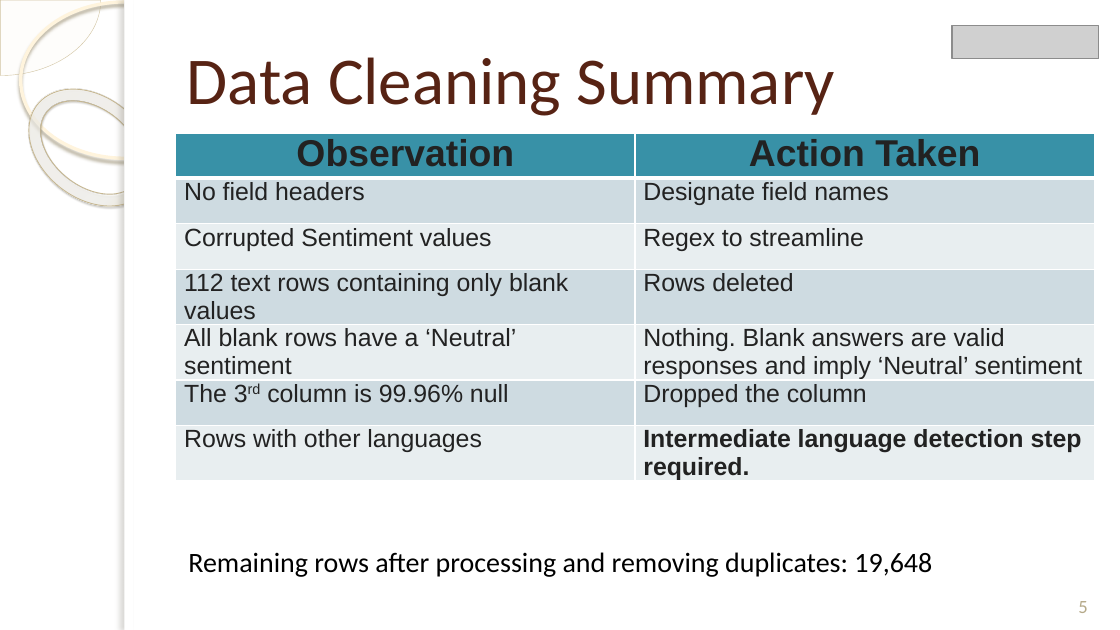
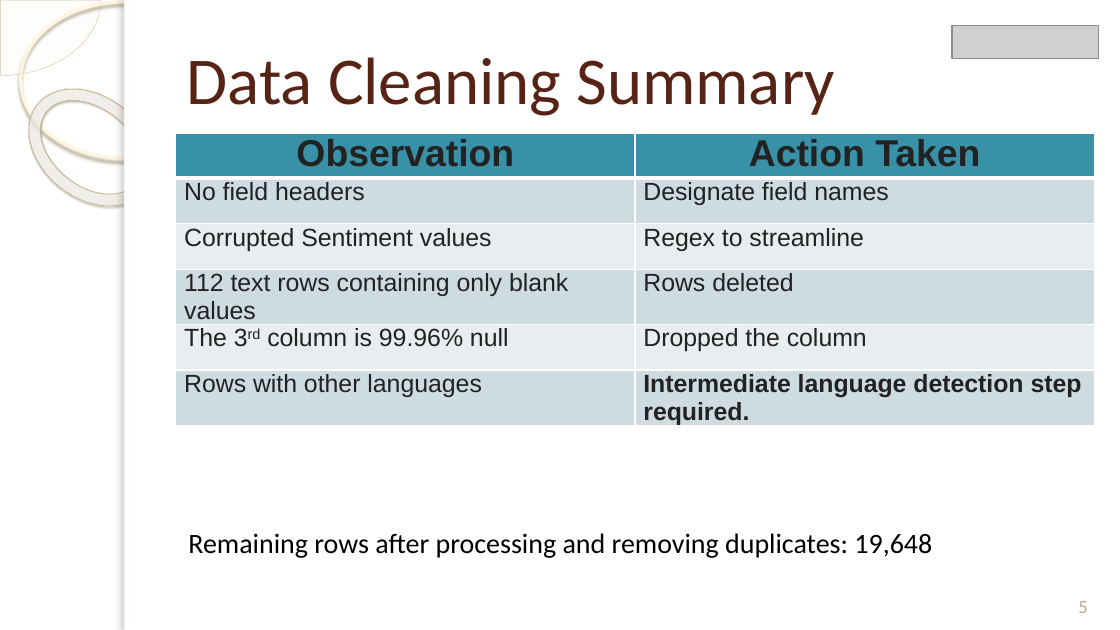
Before and after one commit to JosephGirsch/Urdu_sentiment_repo, a slide deck: slide 5 of Roman Urdu Sentiment Identification.pptx. Drawn at 1120x630 pixels with LibreOffice and Linux fonts; fonts in the diff are those of the drawing; grey boxes stand for pictures; background and template pictures are left out. Boxes give left, top, right and bottom in pixels: in the first picture for what was removed or moved away, otherwise in the second. Text is boxed around its words. In the diff, an @@ line names an element or a change of style, - is before the commit and + after.

```diff
--- a/Roman Urdu Sentiment Identification.pptx
+++ b/Roman Urdu Sentiment Identification.pptx
@@ table at box(176, 133, 1094, 435) @@
-row 5: All blank rows have a ‘Neutral’ sentiment | Nothing. Blank answers are valid responses and imply ‘Neutral’ sentiment
@@ text "Remaining rows after processing and ...": place and size @@
-text "Remaining rows after processing and ..." at box(188, 552, 932, 577)
+text "Remaining rows after processing and ..." at box(188, 533, 932, 558)
```
Also in this commit, not shown: 2 other slides changed, 1 other file.
